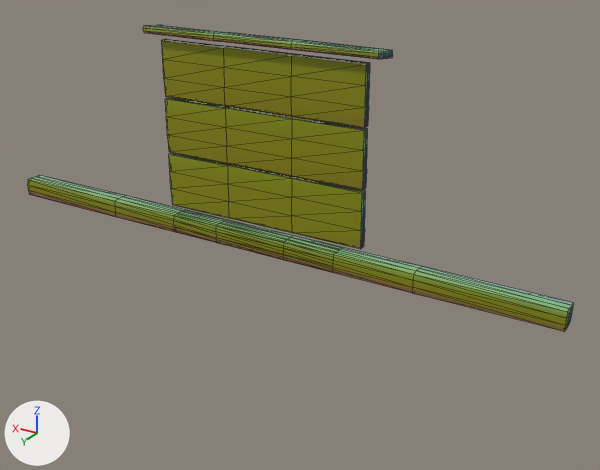
A saved change to the glTF model art/models/props/prop-notice-board-s1.glb.
Rendered twice from a 50 mm camera at (-1.72, 2.57, 2.13) aimed at (-0.13, -0.07, 0.81). The lights are fixed; the arrows at lower left show +X, +Y and +Z. The first picture is the older version. Mesh edges are drawn as thin lines. Objects named as collision shapes, trigger or cutter boxes, shadow casters or lower levels of detail are left out. Where no turn or scale is listed for an object, it has been applied to the vertices. Vertices at exactly the same position are counted once.

The first picture shows 'prop-notice-board-s1_lod0'.
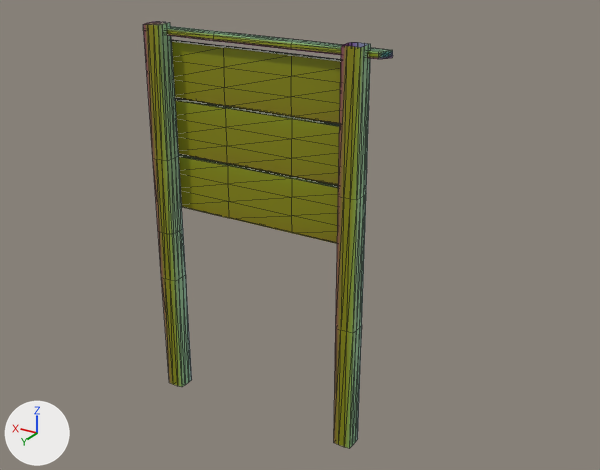
Where the newer file only moved an object's origin or applied its transform, the numbers keep the older frame.

What differs and where, as boxes (x1, y1, x2, y2) in the pictures (600 x 470 px; the box of a moved part takes in the faces that stretch with it):
'prop-notice-board-s1_lod0', reshaped (54% narrower, 40% taller)
    before: (28, 26, 573, 331)
    after: (143, 22, 393, 448)
part 1 of me_prop_notice_board_s1_lod0, moved or reshaped
    before: (28, 176, 263, 253)
    after: (143, 22, 192, 387)
part 2 of me_prop_notice_board_s1_lod0, added
    after: (334, 42, 371, 448)
part 3 of me_prop_notice_board_s1_lod0, deleted
    before: (237, 225, 573, 331)

What the commit changed:
me_prop_notice_board_s1_lod0 is used by ob_prop_notice_board_s1_lod0; location (0.0, 0.014, 1.185).
me_prop_notice_board_s1_lod0 had 624 vertices, 1112 faces and spanned x -1.24..1.24, y -0.08..0.08, z -0.42..0.42.
me_prop_notice_board_s1_lod0 now has 636 vertices, 1112 faces and spans x -0.51..0.51, y -0.08..0.08, z -1.19..0.43.
me_prop_notice_board_s1_lod0 part 1: the loose piece of 56 vertices spanning x -0.38..1.24, y 0.0..0.08, z -0.42..-0.34 is turned -90 degrees about the y axis through its middle.
me_prop_notice_board_s1_lod0 part 2: a new loose piece of 52 vertices spanning x -0.47..-0.39, y 0.0..0.08, z -1.19..0.43, in mat_mat_prop_dressing_ch1 (its picture is missing).
me_prop_notice_board_s1_lod0 part 3: the loose piece of 56 vertices spanning x -1.24..0.38, y 0.0..0.08, z -0.42..-0.34 is deleted.
Other edits to the shape of me_prop_notice_board_s1_lod0 do not show in these pictures.
